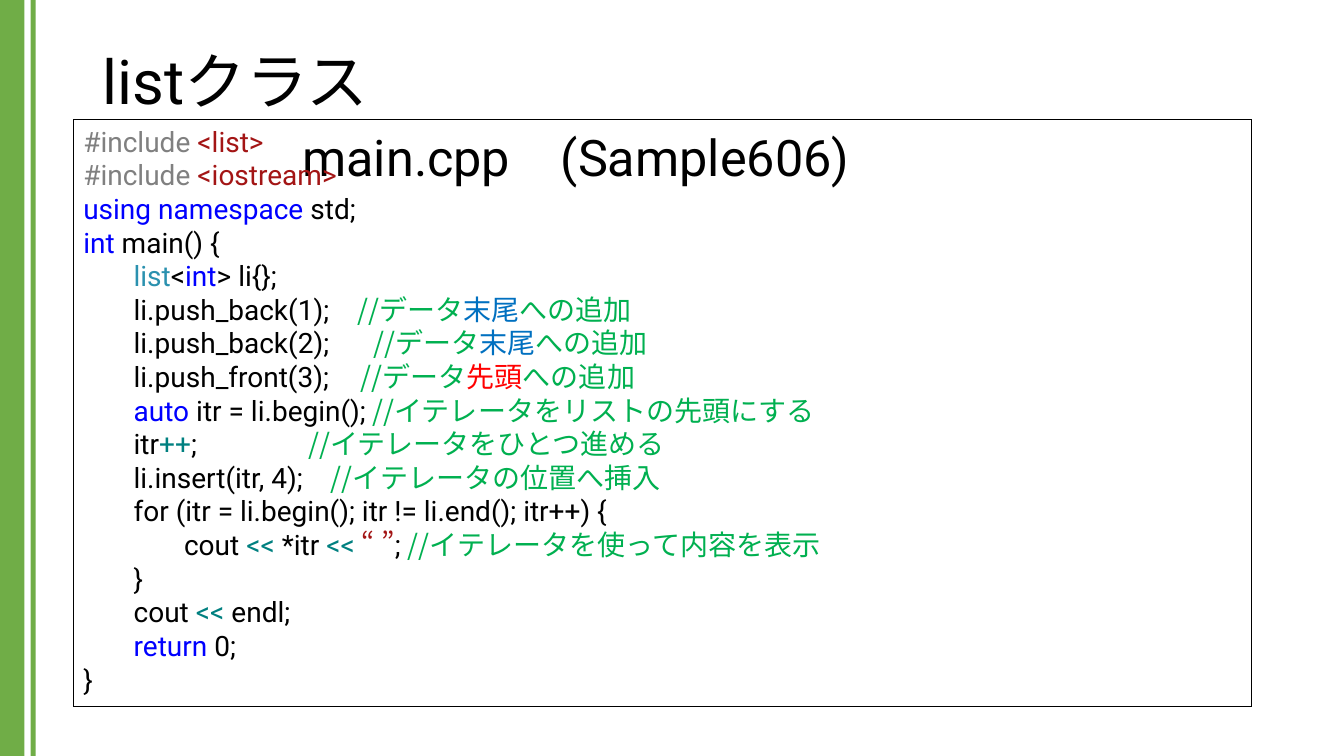
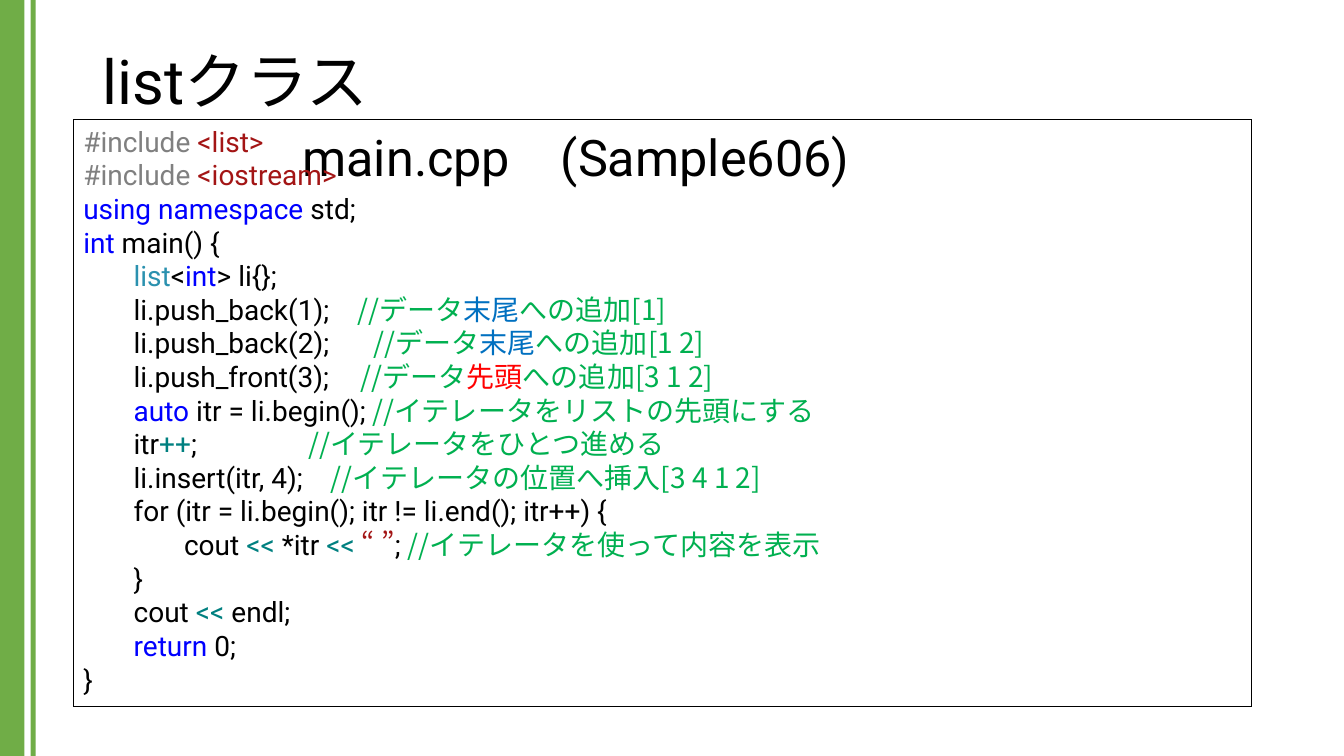
Before and after one commit to kic-murata/cpp2024, a slide deck: slide 7 of 授業資料/講義資料：Listクラス.pptx. Drawn at 1344x756 pixels with LibreOffice and Linux fonts; fonts in the diff are those of the drawing. Boxes give left, top, right and bottom in pixels: in the first picture for what was removed or moved away, otherwise in the second. Text is boxed around its words. In the diff, an @@ line names an element or a change of style, - is before the commit and + after.

```diff
--- a/授業資料/講義資料：Listクラス.pptx
+++ b/授業資料/講義資料：Listクラス.pptx
@@ text in rectangle at [134, 296, 713, 394]: text changed @@
-li.push_back(1); //データ末尾への追加
-li.push_back(2); //データ末尾への追加
-li.push_front(3); //データ先頭への追加
+li.push_back(1); //データ末尾への追加[1]
+li.push_back(2); //データ末尾への追加[1 2]
+li.push_front(3); //データ先頭への追加[3 1 2]
@@ text in rectangle at [134, 464, 761, 494]: text changed; font Roboto to Noto Sans CJK JP; text colour #000000 to #00B050 @@
-li.insert(itr, 4); //イテレータの位置へ挿入
+li.insert(itr, 4); //イテレータの位置へ挿入[3 4 1 2]
```
Also in this commit, not shown: 7 other slides changed, 1 slide added.
